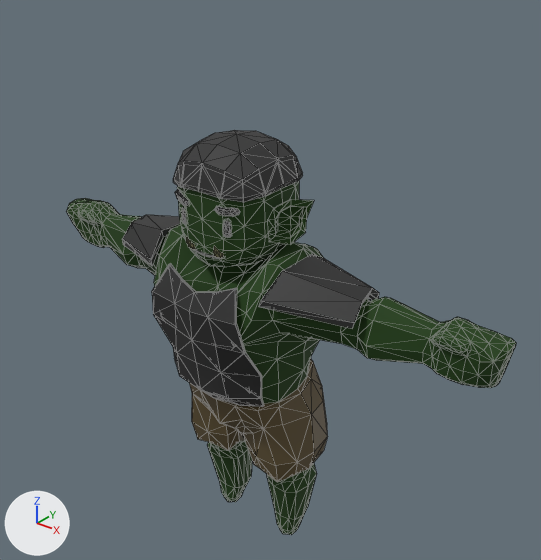
The glTF model GodotFrontend/assets/3d/troops/Orcs/BlackorkWIP.glb as it was, and as the next commit left it.
The view is the same before and after, from a camera (50 mm lens) standing at (2.97, -3.56, 4.36) and looking at (0.15, -0.04, 2.18). Lighting does not change. The marker at lower left points along +X, +Y and +Z. Mesh edges are drawn as thin lines. Where no turn or scale is listed for an object, it has been applied to the vertices. Vertices at the same position are counted once.

Names of what the first picture shows: 'Armour', 'Helmet', 'body', 'front plate'.
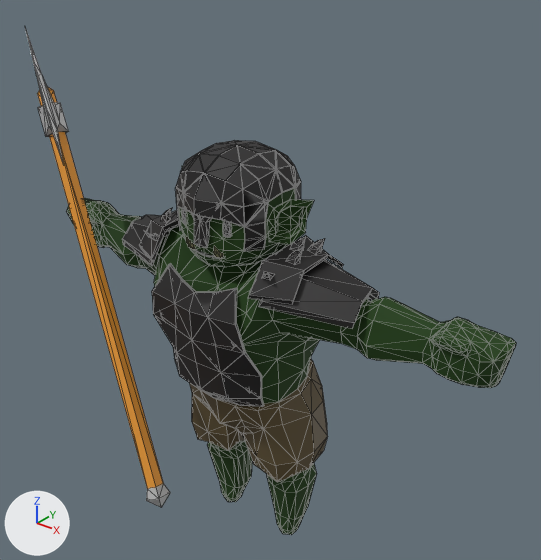
Changed parts and their boxes (x1, y1, x2, y2) in the pictures (541 x 560 px):
'body', reshaped
    before: (66, 181, 516, 535)
    after: (66, 166, 516, 535)
'helmet2', added
    after: (175, 140, 301, 252)
'Armour', reshaped (6% taller)
    before: (122, 215, 379, 329)
    after: (122, 208, 379, 329)
'two_handed_axe_1', added (orange)
    after: (25, 28, 170, 507)
    faces in mat_wood (orange #e79834): (37, 87, 163, 489)
    faces in mat_steel (white #e7e7e7): (25, 28, 170, 507)
'Helmet', deleted
    before: (173, 130, 303, 202)
part 1 of me_cube_002, added (black)
    after: (248, 236, 344, 304)
part 2 of me_cube_002, added
    after: (139, 208, 179, 263)
part 3 of me_cube_004, deleted
    before: (175, 189, 189, 206)
part 4 of me_cube_004, deleted
    before: (215, 206, 240, 217)

Edits to the bpy script that builds the scene:
```text
Add mat_armour_002:
    mat_armour_002 = principled_material('armour.002')
    mat_armour_002.base_color = (0.0102, 0.00881, 0.00918)  # black #1a1718
Add mat_wood:
    mat_wood = principled_material('WOOD')
    mat_wood.base_color = (0.8, 0.316, 0.0341)  # orange #e79834
Add mat_steel:
    mat_steel = principled_material('STEEL')
    mat_steel.base_color = (0.8, 0.8, 0.8)  # white #e7e7e7
    mat_steel.metallic = 0.89
Change me_cube_002:
    used by ob_armour; location = (0.0, -0.904, -1.695)
    remove me_cube_002.from_pydata(...)  # 40 vertices, 72 faces; spans x -0.99..0.99, y 0.37..1.13, z 3.88..4.17
    add me_cube_002.from_pydata(...)  # 176 vertices, 288 faces; spans x -0.99..0.99, y 0.34..1.13, z 3.88..4.31
    me_cube_002 part 1: 68 vertices added at x 0.4..0.66, y 0.34..1.04, z 4.02..4.31
    me_cube_002 part 2: 68 vertices added at x -0.66..-0.4, y 0.34..1.04, z 4.02..4.31
Change me_cube_004:
    where me_cube_004.from_pydata(...)  # 1261 vertices, 2474 faces; spans x -1.83..1.83, y 0.29..1.27, z 1.7..4.79
    used by ob_body; location = (0.0, -0.904, -1.695)
    me_cube_004 part 3: the loose piece of 42 vertices spanning x -0.26..-0.11, y 0.39..0.47, z 4.46..4.54 is deleted
    me_cube_004 part 4: the loose piece of 42 vertices spanning x 0.1..0.25, y 0.39..0.47, z 4.47..4.53 is deleted
Add me_cube_006:
    me_cube_006.from_pydata(...)  # 171 vertices, 410 faces; spans x -0.353..0.353, y 0.325..1.091, z 4.241..4.8
    me_cube_006.materials.append(mat_armour_002)  # black #1a1718
Add me_two_handed_axe_1:
    me_two_handed_axe_1.from_pydata(...)  # 57 vertices, 110 faces; spans x -1.42..0.52, y -0.24..0.7, z -0.82..2.06
    # faces by material slot: [18, 92]
    me_two_handed_axe_1.materials.append(mat_wood)  # orange #e79834
    me_two_handed_axe_1.materials.append(mat_steel)  # white #e7e7e7
Remove ob_helmet:
    ob_helmet = bpy.data.objects.new('Helmet', me_cube_005)
    ob_helmet.location = (0.0, -0.904, -1.695)
Add ob_helmet2:
    ob_helmet2 = bpy.data.objects.new('helmet2', me_cube_006)
    ob_helmet2.location = (0.0, -0.904, -1.695)
Add ob_two_handed_axe_1:
    ob_two_handed_axe_1 = bpy.data.objects.new('two_handed_axe_1', me_two_handed_axe_1)
    ob_two_handed_axe_1.location = (-0.458, -0.865, 1.697)
```
